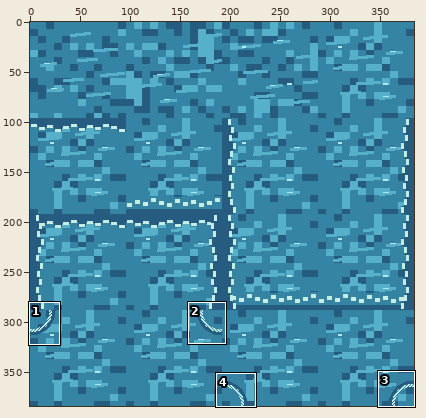
Pixel-art file: assets/source/aseprite/tiles/water_96/water_tileset_96.aseprite. The picture above shows the old version from afar; the outline marks the close-up.
Close-up. First the earlier version:
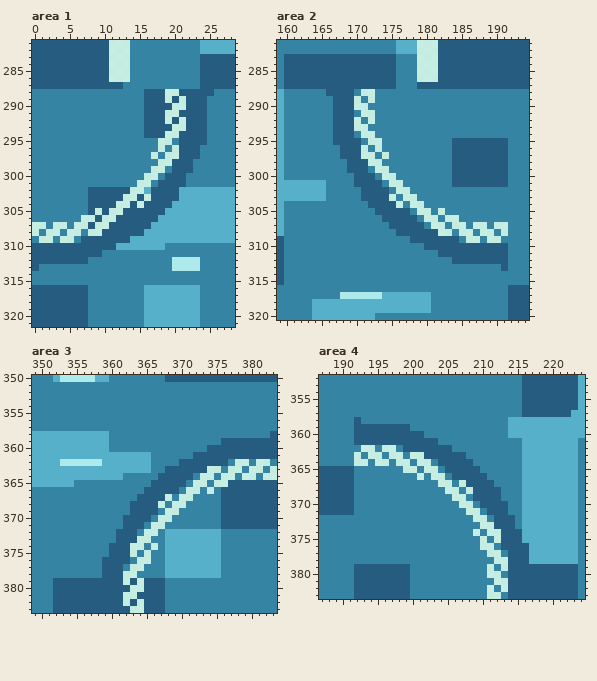
384x384 pixels, 1 frame. Shown: area 1: x 0..28, y 281..321; area 2: x 159..194, y 281..320; area 3: x 349..383, y 350..383; area 4: x 187..224, y 352..383.
Once edited:
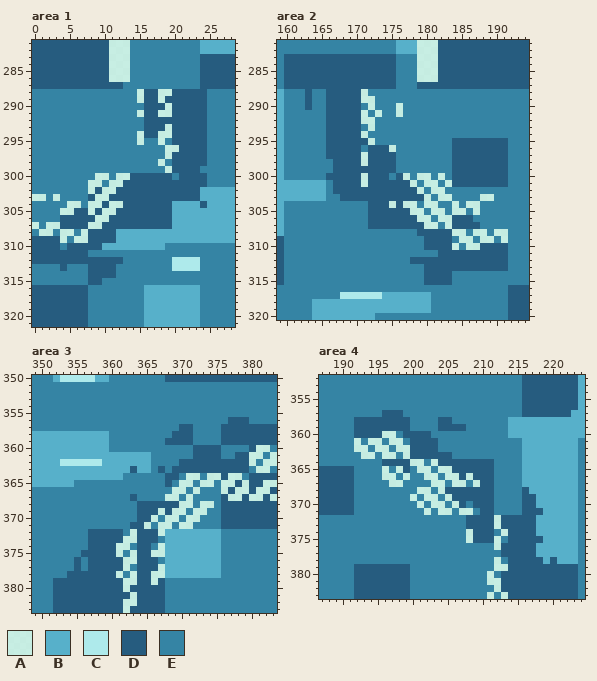
Palette (. is transparent): A #d2f8edd2  B #57b0ca  C #aeeaeb  D #265c7f  E #3584a4
From old to new:
Changed rows in their new state; - is an unchanged pixel.
Area 1:
first column x 0:
288 ---------------A--A-D----E
289 ---------------A--AD-D----
290 -------------------ADD----
291 ---------------A--A-D-----
292 -------------------D-D----
293 -------------------ADD----
294 ---------------A--A-D-----
295 ---------------A---ED-----
296 ------------------EA----D-
297 -----------------E--D---D-
298 -------------------E---DD-
299 -----------------EEA---D--
300 ---------AA-AADDDDD-E-DDD-
301 --------AA-AADDDDD----DDD-
302 --------A-AA--DDD----DDD--
303 AA-A-----AA--DD-D----DDD--
304 -----AA-AA-A-D-D--------D-
305 ----AADDADA-D------D------
306 ----DDDDDA-D------DD------
307 -EA-DDDDA-D------DDD------
308 EA-EA-EADD--BBBB----------
309 DDDD-EAA----BB------------
310 ----E-----BB--------------
311 --------EE----------------
312 --------DDDDD-------------
313 E---D---DDDD--------------
314 --------DDDD--------------
315 --------DD----------------
Area 2:
first column x 163:
288 D------D-E-------------------
289 D--D---DA--------------------
290 D--D---DEA---A---------------
291 ---D---D-EA--A---------------
292 ---D---DA--------------------
293 ---D---DEA-------------------
294 ---D---D-E-------------------
295 ---D----D-E------------------
296 ---DD---EDDDA----------------
297 ---DD----DDDD----------------
298 ----DD--ADDDD----------------
299 ----DD---DDDD----------------
300 ---DDDD-A-DDEDA-AA-A---------
301 ----DDD-A--DDDDA-AA-A--------
302 ----DDDD----DDDDA-AA---------
303 -----DDD----DDDDDA-AA----AA--
304 ------------ADA-EAA--A-AA----
305 ---------D-----A-EA--AA-A----
306 ---------DD-----A-EA-DDD-----
307 ---------DDD-----A-EADDDDE-EE
308 -------------EEE---DDA-EA-EA-
309 ---------------EE----EA-EA-EA
310 ---------------------AEAA----
312 ---------------DDDDDD--------
313 -----------------DDDDDDDDDDD-
314 -----------------DDDD--------
315 -----------------DDDD--------
Area 3:
first column x 354:
356 -----------------------DDD----
357 ----------------DD----DDDDDDDD
358 ---------------DDD----DDDDDDD-
359 --------------DDDD------------
360 ------------------DD--EEEE-AAE
361 ----------------------EE--AAEA
362 -----------------------DDDAE-A
363 ---------D---DE-----DDDDDDE-AE
364 -------------E--EAAE-AD-AEDDDD
365 ------------EE-EAAE-AE-A-A--AA
366 -----------EEEEAAE--E-A-AA-AA-
367 ---------DEEEE-AE------AA-AA-A
368 ---------E---DDD-A-AA---------
369 ---------E---AD-A-AA----------
370 --------EE--AE-A-AA-----------
371 --------E--AE-A-AA------------
372 ---DDDD-EADDDA----------------
373 ---DDDD-AADDD-----------------
374 ---DDD-AAEDDEA----------------
375 --DDDD-AE-DDAA----------------
376 -D-DD---AADDD-----------------
377 -D-DD---AEDDDA----------------
378 DDDDD--AE-DDAA----------------
379 ---------AD-A-----------------
380 --------ADD-------------------
381 --------D---------------------
382 ---------AD-------------------
383 --------ADD-------------------
Area 4:
first column x 192:
357 ----DDD----------------------
358 -DDDDDDD----DD---------------
359 ------------DDDD-------------
360 ----AAE---D------------------
361 AEAAEAAE---------------------
362 A-EA-EAA----EE---------------
363 EA-EA-EADD----EE-------------
364 EE-EDDDDA-EA-----DDD---------
365 ----A-ADEA-EAA----DD---------
366 ----AA-A-EA-EAA-A--D---------
367 -----AA----A-EA-EA-----------
368 ---------AA-ADDDD---E---D----
369 --------A-AA-ADDD---E---DD---
370 ---------A-AA-ADED--EE--DD---
371 ----------A-AA-A-ED-EE--DDD--
372 ----------------DDDDA--DDD---
373 ----------------DDDDA--DDD---
374 ----------------ADDDEA--DD---
375 ----------------ADDD-E--DDD--
376 ------------------EEA----D---
377 -------------------EED---D---
378 ---------------------E---DD-D
379 -------------------EA--------
380 --------------------ED-------
381 -------------------A-D-------
382 -------------------EAD-------
383 --------------------EA-------
